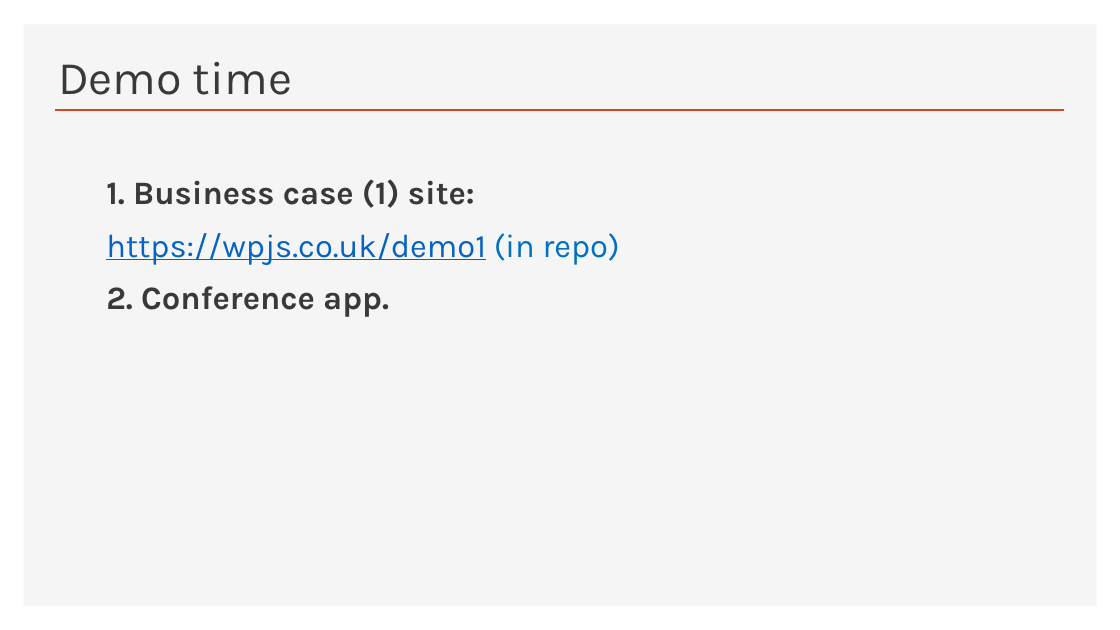
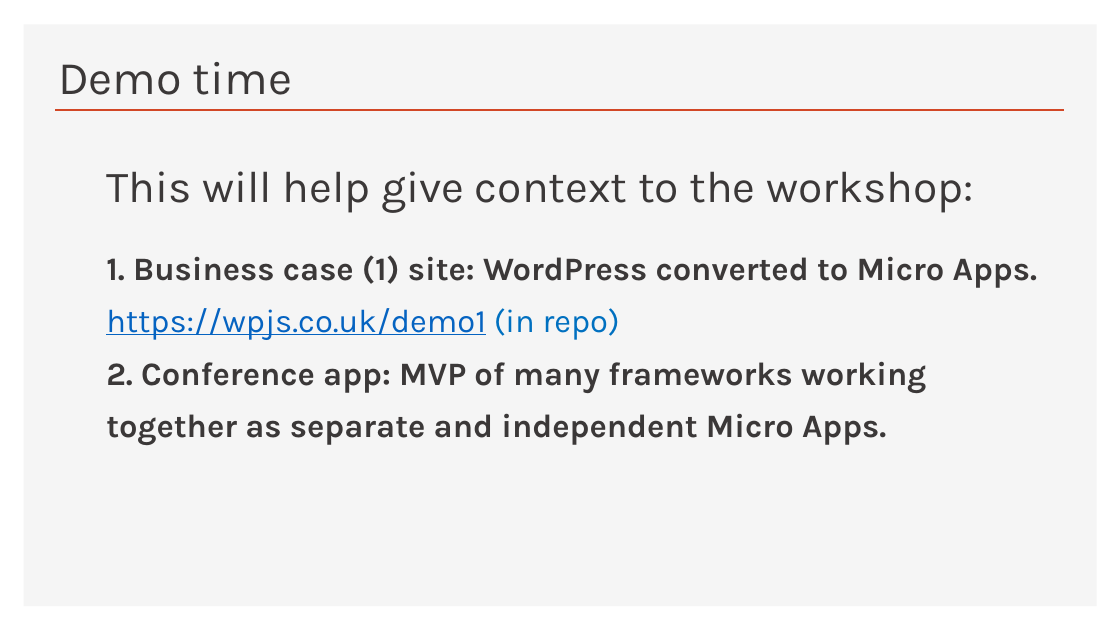
Before and after one commit to Python-Test-Engineer/web-components-v1, a slide deck: slide 37 of SLIDES/talk.pptx (slide 35 before the commit). Drawn at 1120x630 pixels with LibreOffice and Linux fonts; fonts in the diff are those of the drawing. Boxes give left, top, right and bottom in pixels: in the first picture for what was removed or moved away, otherwise in the second. Text is boxed around its words. In the diff, an @@ line names an element or a change of style, - is before the commit and + after.

```diff
--- a/SLIDES/talk.pptx
+++ b/SLIDES/talk.pptx
@@ text at box(106, 171, 1037, 288): text changed @@
-  1. Business case (1) site:
+  This will help give context to the workshop:
+  1. Business case (1) site: WordPress converted to Micro Apps.
@@ text at box(106, 361, 926, 445): text changed @@
-  2. Conference app.
+  2. Conference app: MVP of many frameworks working together as separate and independent Micro Apps.
```
Also in this commit, not shown: 1 other slide changed, 3 slides added, 5 other files.
